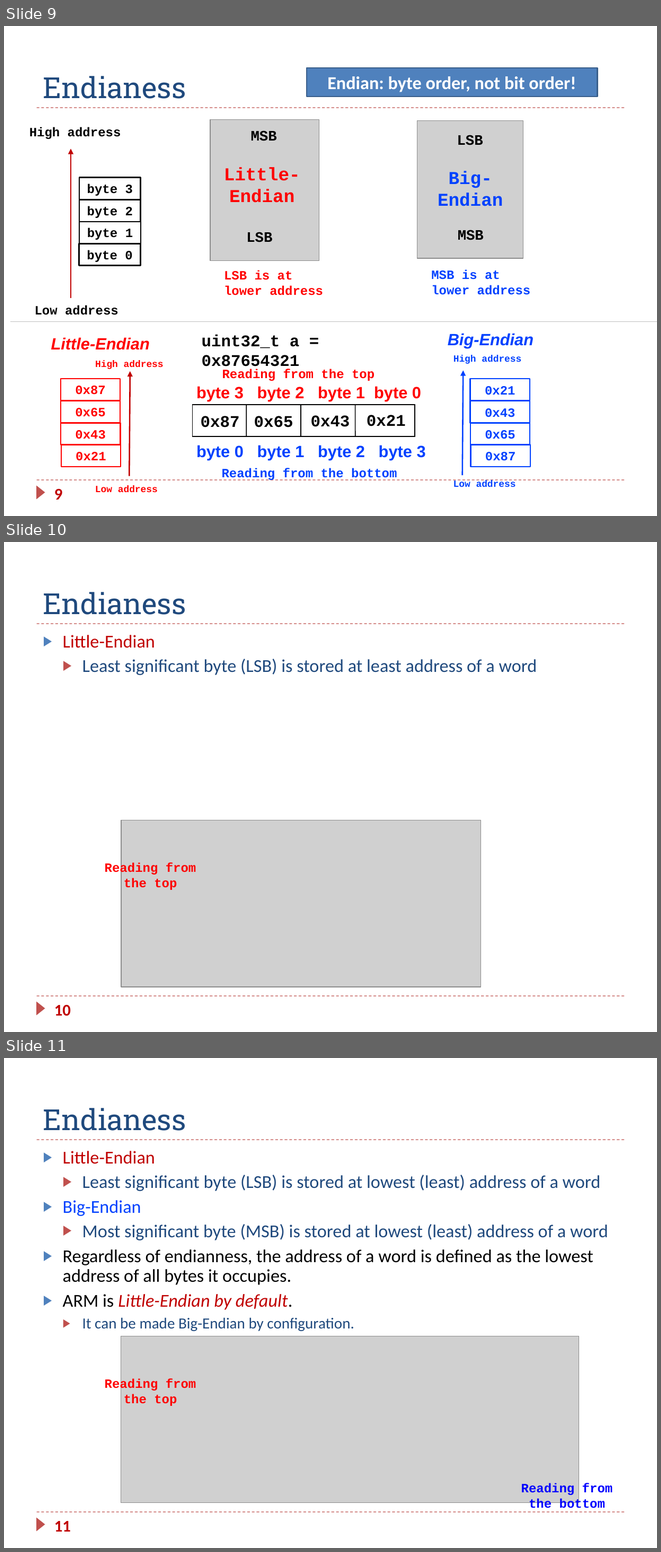
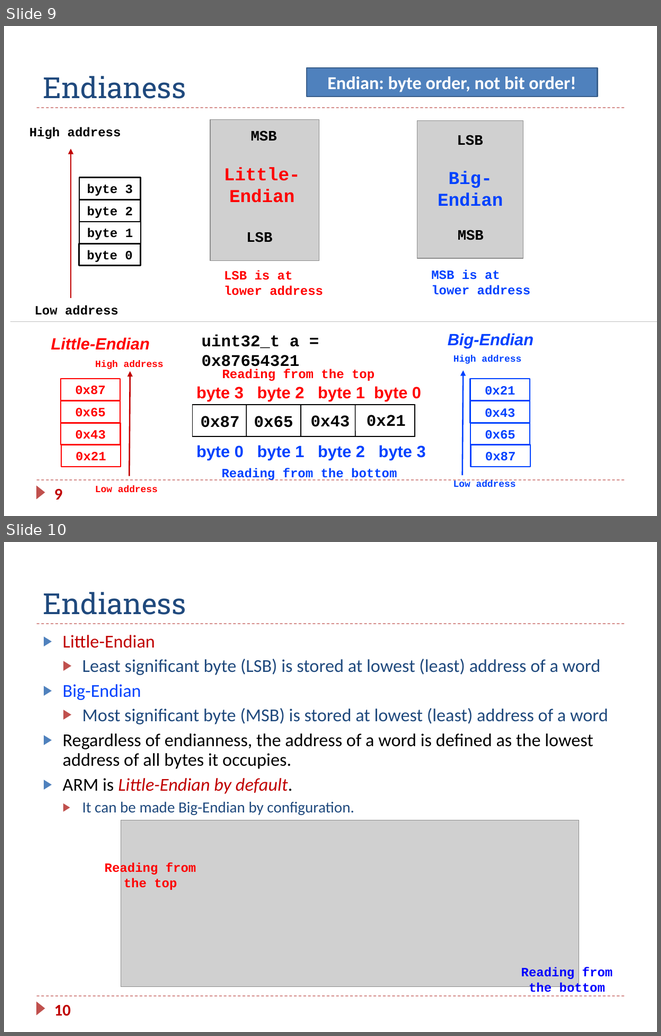
Before and after one commit to guhofstra/CSC111Fa25, a slide deck: PPTs/Ch5_ARM_Load_Store.pptx. Shown one above the other, each under a label of ours: slides 9, 10 and 11 before the commit, slides 9 and 10 after it. The pictures are 661x1552 and 661x1036 pixels, drawn with LibreOffice and Linux fonts; fonts in the diff are those of the drawing; grey boxes stand for pictures. Boxes give left, top, right and bottom in pixels: in the first picture for what was removed or moved away, otherwise in the second. Text is boxed around its words. In the diff, an @@ line names an element or a change of style, - is before the commit and + after.

```diff
--- a/PPTs/Ch5_ARM_Load_Store.pptx
+++ b/PPTs/Ch5_ARM_Load_Store.pptx
@@ slide 10 removed at [4,542,657,1032], background #FFFFFF; not listed: 3 template elements that a slide beside it also shows @@
@@ title removed at [43,592,186,615] @@
-Endianess
@@ text removed at [63,635,537,675] @@
-▶ Little-Endian
-  ▶ Least significant byte (LSB) is stored at least address of a word
@@ picture removed at [121,820,480,987] @@
@@ text removed at [105,863,196,890] @@
-Reading from
-the top
@@ page number removed at [54,1005,71,1016] @@
-10
@@ what was slide 11 is now slide 10 @@
@@ page number at [54,1005,71,1016]: text changed @@
-11
+10
```
Also in this commit, not shown: 9 other files.
